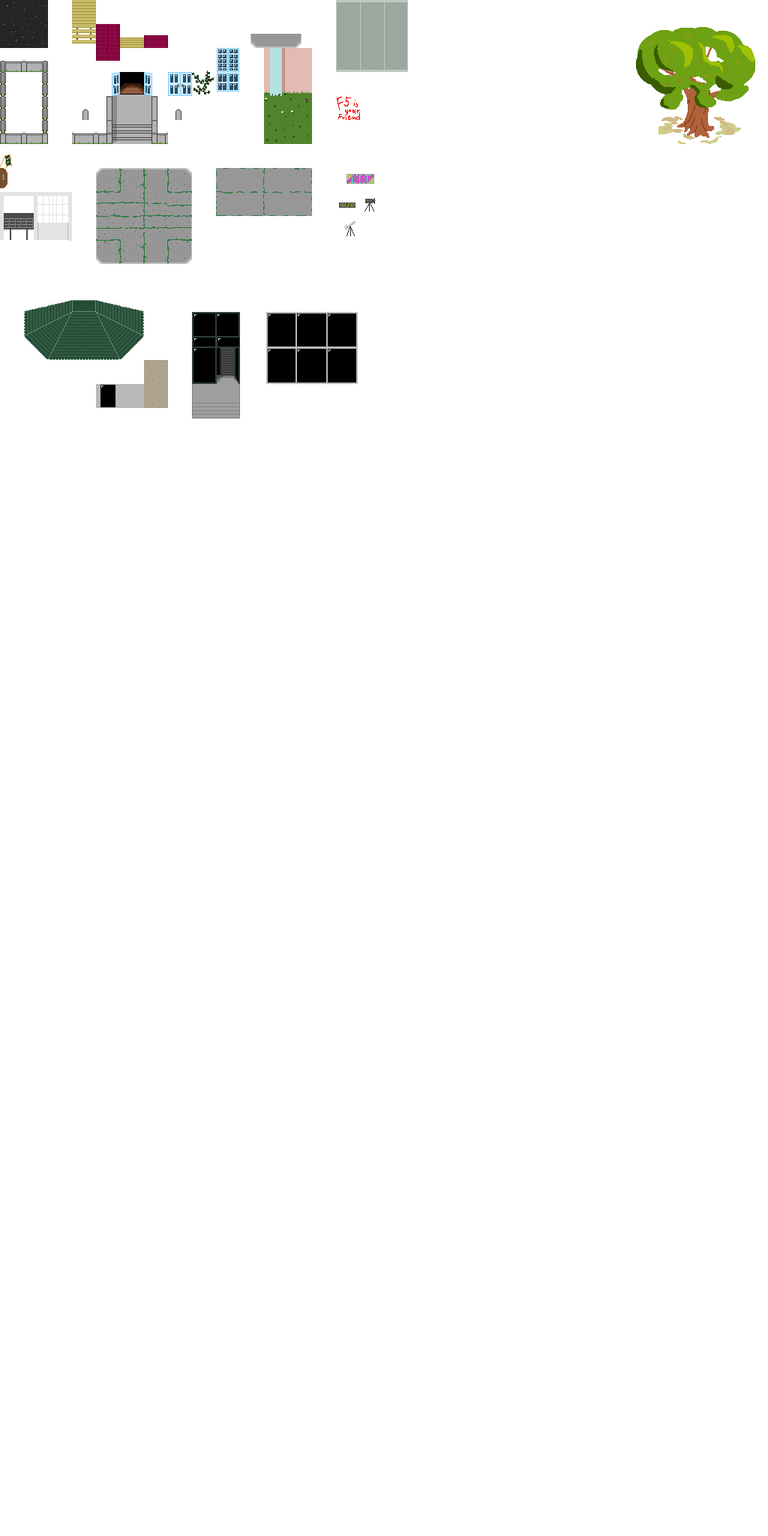
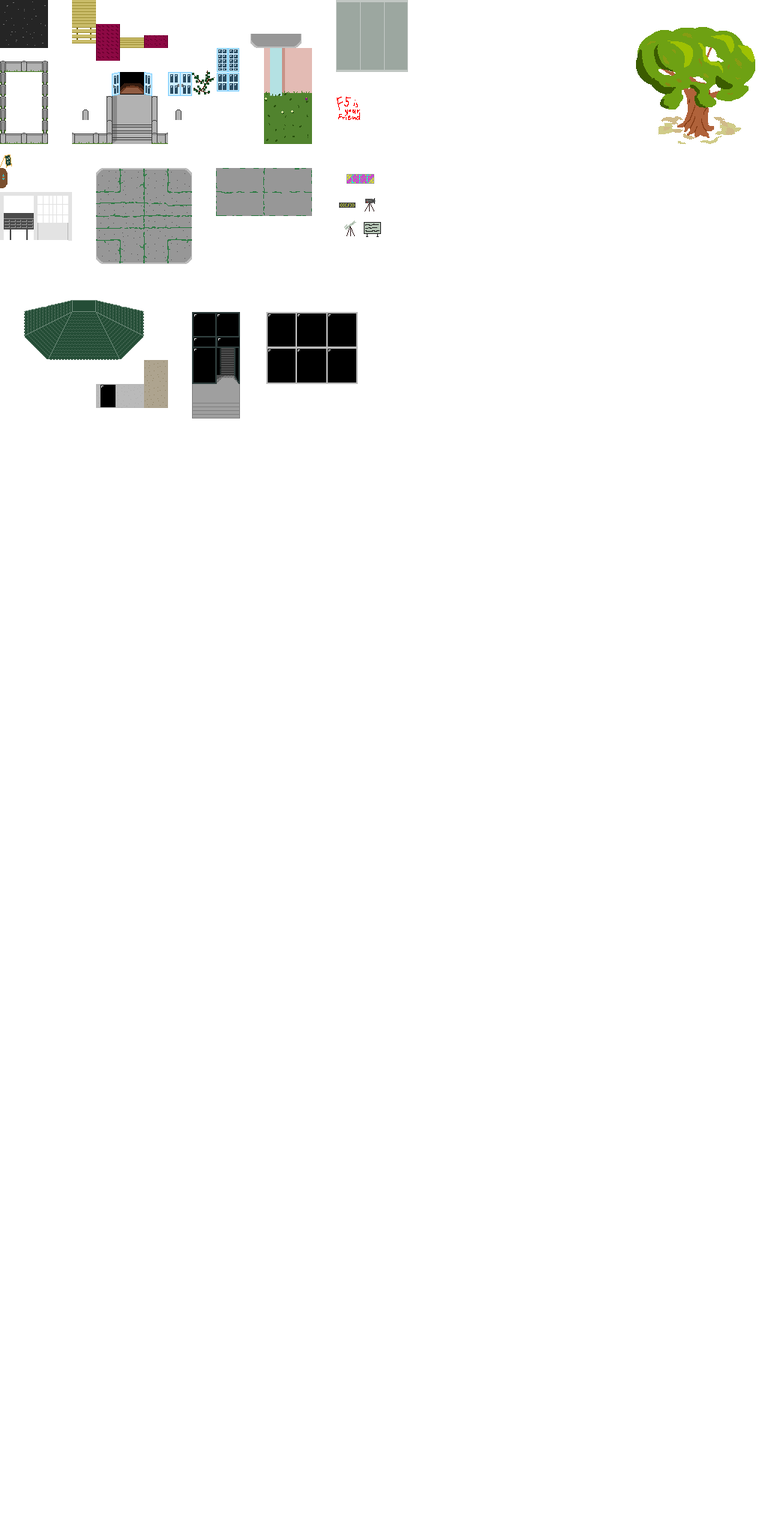
Before/after of a w=768, h=1536 layered artwork. What changed in the layer stack:
painted on "asphalt" over [363, 221, 381, 237]
added layer "Layer 23" in group "haus a" over [363, 221, 381, 237]
painted on "c3d2 graffitti" over [363, 221, 381, 237]
painted on "walls" over [363, 221, 381, 237]
painted on "pavement" over [363, 221, 381, 237]
painted on "roofs" over [363, 221, 381, 237]
painted on "stairs, doors, fences" over [363, 221, 381, 237]
painted on "doors, stairs" over [363, 221, 381, 237]
painted on "windows" (2nd of 2, in "haus b") over [363, 221, 381, 237]
painted on "ecce" over [363, 221, 381, 237]
